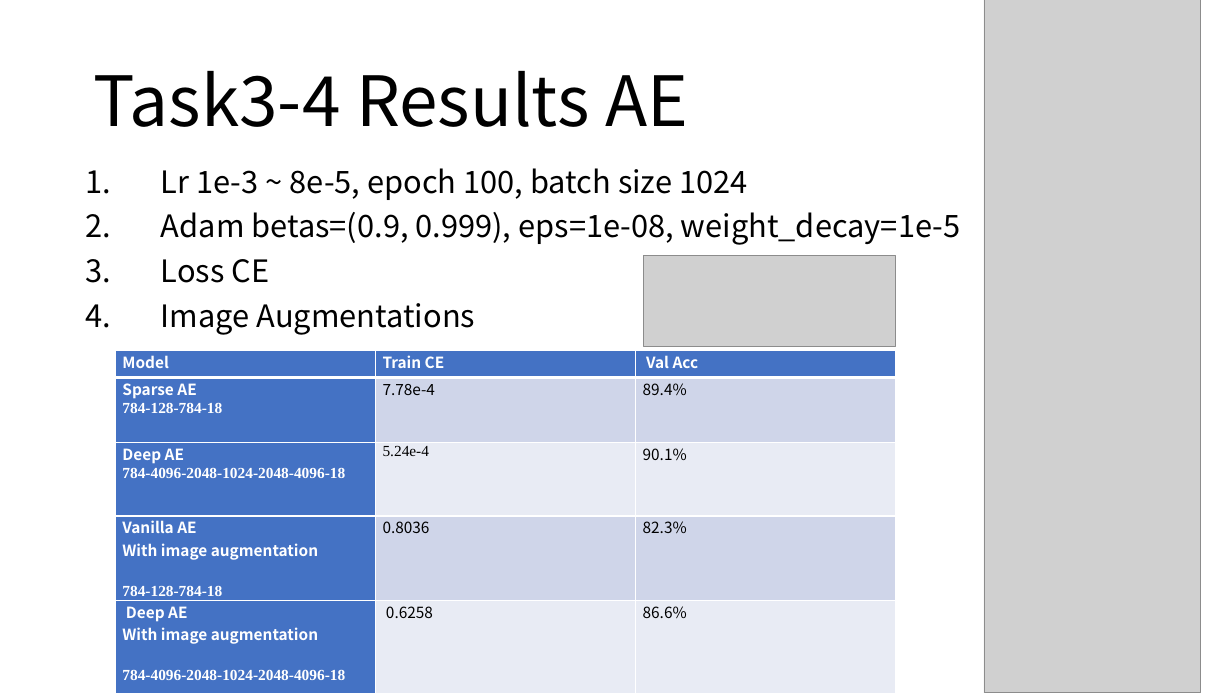
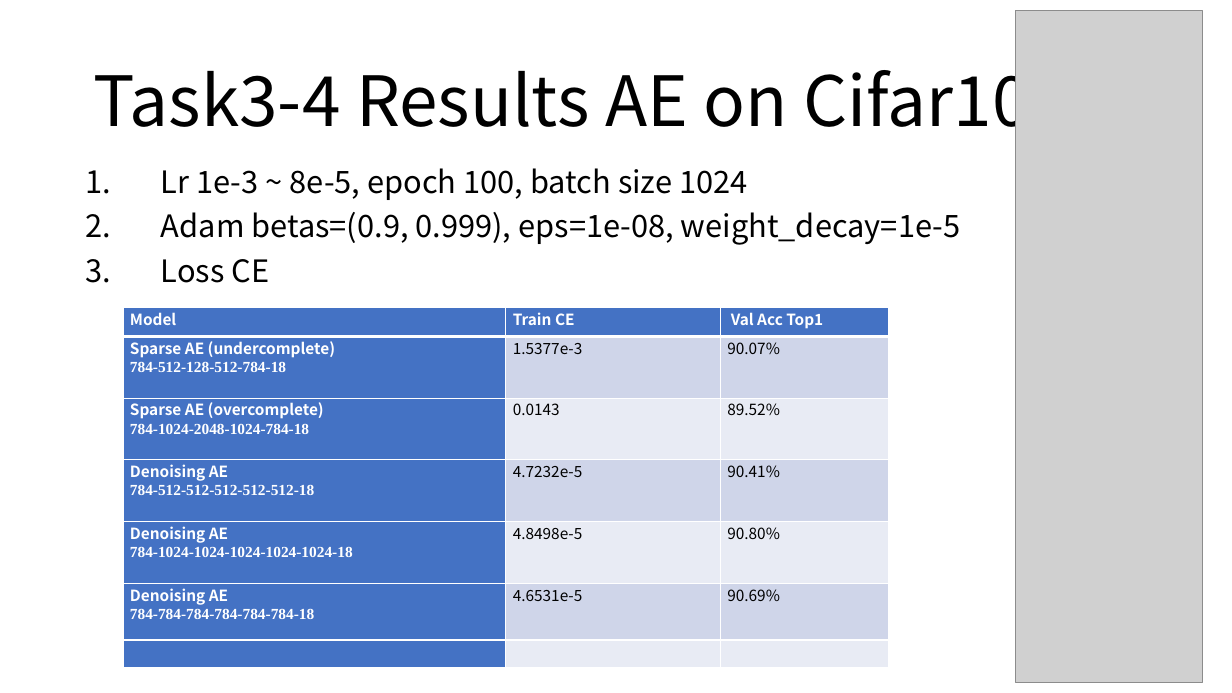
Before and after one commit to yanren1/DLFCCP_Task3, a slide deck: slide 14 of ties4911-task03-YanrenQu.pptx. Drawn at 1232x693 pixels with LibreOffice and Linux fonts; fonts in the diff are those of the drawing; grey boxes stand for pictures. Boxes give left, top, right and bottom in pixels: in the first picture for what was removed or moved away, otherwise in the second. Text is boxed around its words. In the diff, an @@ line names an element or a change of style, - is before the commit and + after.

```diff
--- a/ties4911-task03-YanrenQu.pptx
+++ b/ties4911-task03-YanrenQu.pptx
@@ picture resized from (x1=984, y1=0, x2=1202, y2=693) to (x1=1016, y1=11, x2=1202, y2=683) @@
@@ title at (x1=94, y1=56, x2=1030, y2=143): text changed @@
-Task3-4 Results AE
+Task3-4 Results AE on Cifar10
@@ picture removed at (x1=644, y1=256, x2=897, y2=347) @@
@@ table at (x1=123, y1=308, x2=888, y2=641) @@
-row 1: Model | Train CE | Val Acc
-row 2: Sparse AE / 784-128-784-18 | 7.78e-4 | 89.4%
-row 3: Deep AE / 784-4096-2048-1024-2048-4096-18 | 5.24e-4 | 90.1%
-row 4: Vanilla AE / With image augmentation / 784-128-784-18 | 0.8036 | 82.3%
-row 5: Deep AE / With image augmentation / 784-4096-2048-1024-2048-4096-18 | 0.6258 | 86.6%
+row 1: Model | Train CE | Val Acc Top1
+row 2: Sparse AE (undercomplete) / 784-512-128-512-784-18 | 1.5377e-3 | 90.07%
+row 3: Sparse AE (overcomplete) / 784-1024-2048-1024-784-18 | 0.0143 | 89.52%
+row 4: Denoising AE / 784-512-512-512-512-512-18 | 4.7232e-5 | 90.41%
+row 5: Denoising AE / 784-1024-1024-1024-1024-1024-18 | 4.8498e-5 | 90.80%
+row 6: Denoising AE / 784-784-784-784-784-784-18 | 4.6531e-5 | 90.69%
+row 7:  |  | 
@@ table resized from (x1=116, y1=350, x2=897, y2=684) to (x1=123, y1=308, x2=888, y2=641) @@
@@ text at (x1=161, y1=303, x2=476, y2=335): paragraph removed @@
-4. Image Augmentations
```
Also in this commit, not shown: 3 other slides changed, 1 slide added, 11 other files.
